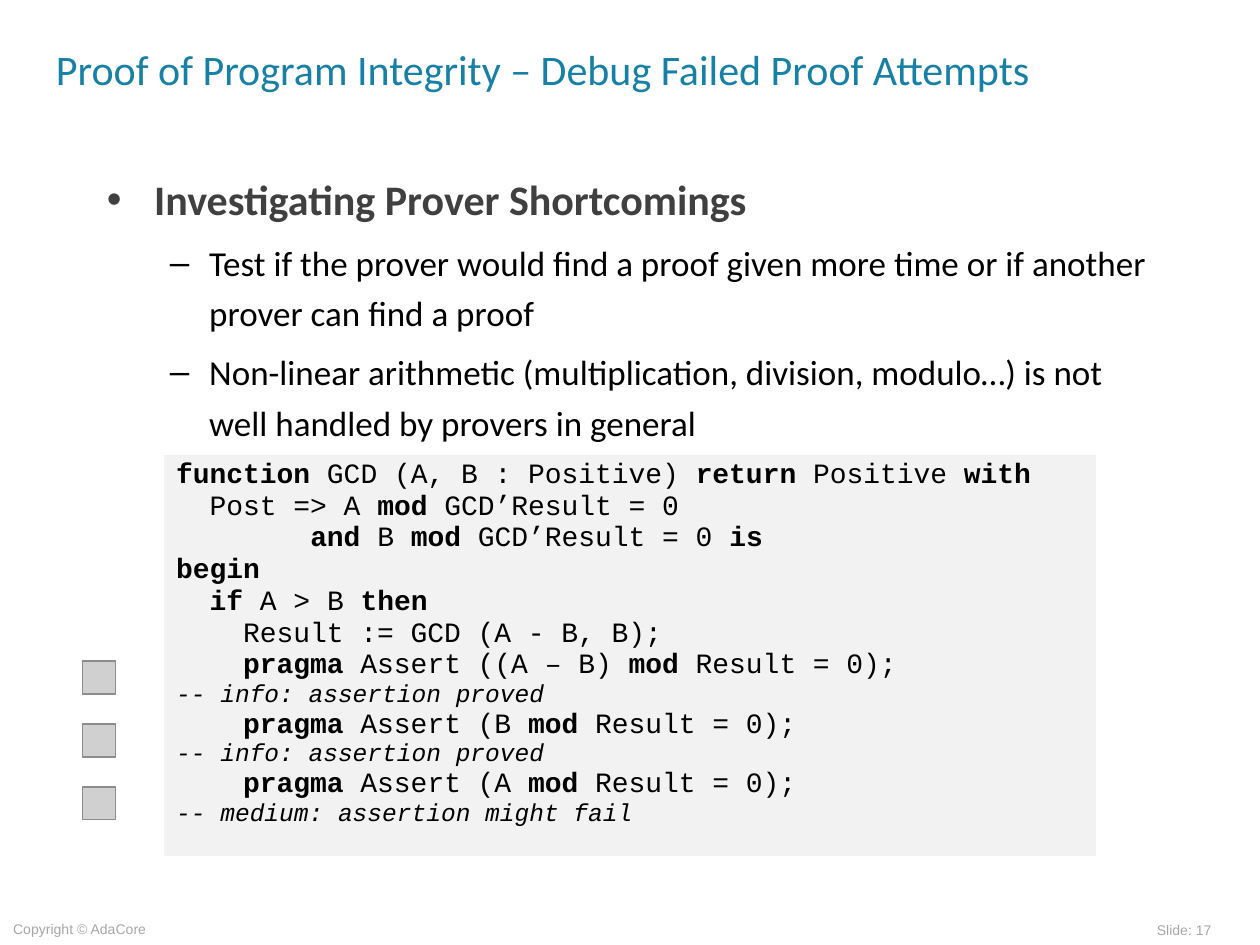
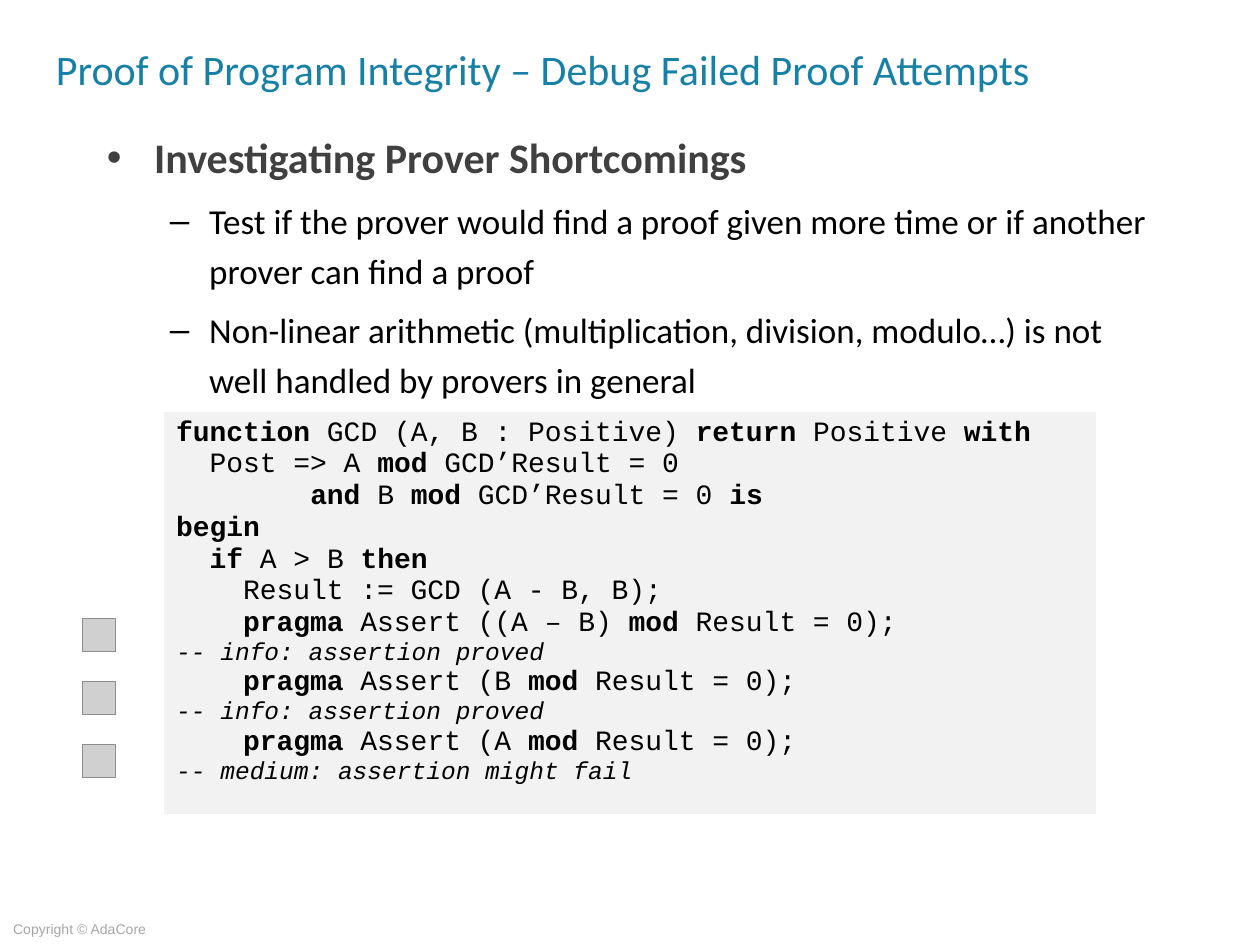
Before and after one commit to AdaCoreU/Courses, a slide deck: slide 17 of lectures/06_SPARK_2014/03_Proof_Of_Program_Integrity/Slides/03_Proof_Of_Program_Integrity.ppt. Drawn at 1260x945 pixels with LibreOffice and Linux fonts; fonts in the diff are those of the drawing; grey boxes stand for pictures; background and template pictures are left out. Boxes give left, top, right and bottom in pixels: in the first picture for what was removed or moved away, otherwise in the second. Text is boxed around its words. In the diff, an @@ line names an element or a change of style, - is before the commit and + after.

```diff
--- a/lectures/06_SPARK_2014/03_Proof_Of_Program_Integrity/Slides/03_Proof_Of_Program_Integrity.ppt
+++ b/lectures/06_SPARK_2014/03_Proof_Of_Program_Integrity/Slides/03_Proof_Of_Program_Integrity.ppt
@@ text "Investigating Prover Shortcomings": place and size @@
-text "Investigating Prover Shortcomings" at (154, 185, 1145, 442)
+text "Investigating Prover Shortcomings" at (154, 143, 1145, 399)
@@ table: place and size @@
-table at (164, 454, 1096, 857)
+table at (164, 412, 1096, 815)
@@ picture: place and size @@
-picture at (82, 788, 115, 820)
+picture at (82, 619, 115, 651)
@@ picture: place and size @@
-picture at (82, 662, 115, 694)
+picture at (82, 682, 115, 714)
@@ picture: place and size @@
-picture at (82, 724, 115, 757)
+picture at (82, 745, 115, 777)
@@ page number removed at (1157, 925, 1212, 935) @@
-Slide: 17
```
Also in this commit, not shown: 36 other slides changed, 2 slides added, 2 slides removed, 2 other files.
